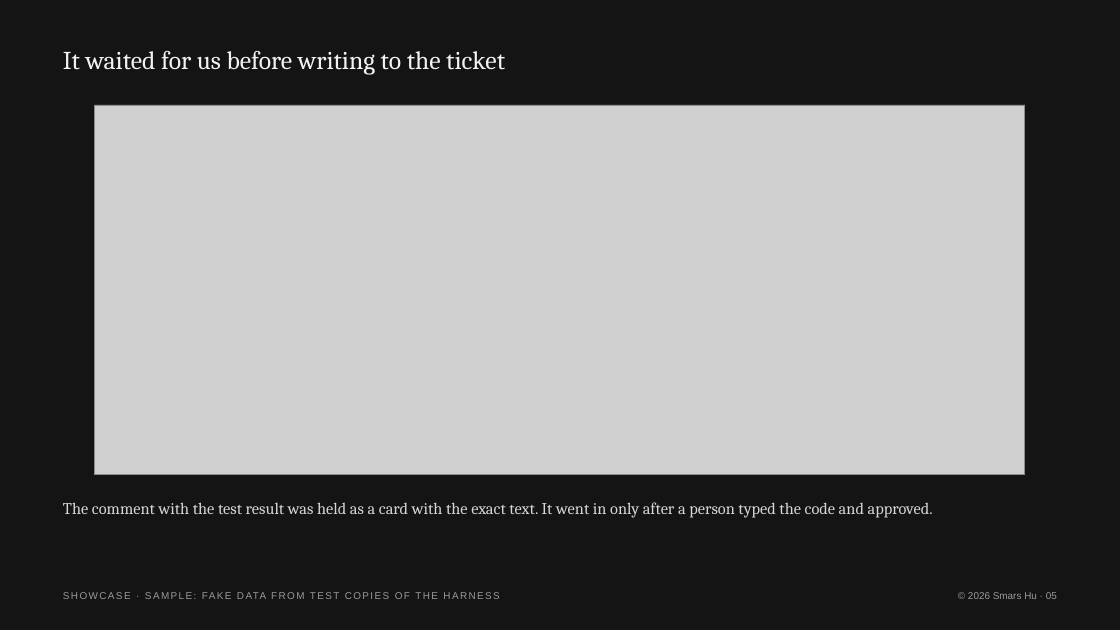
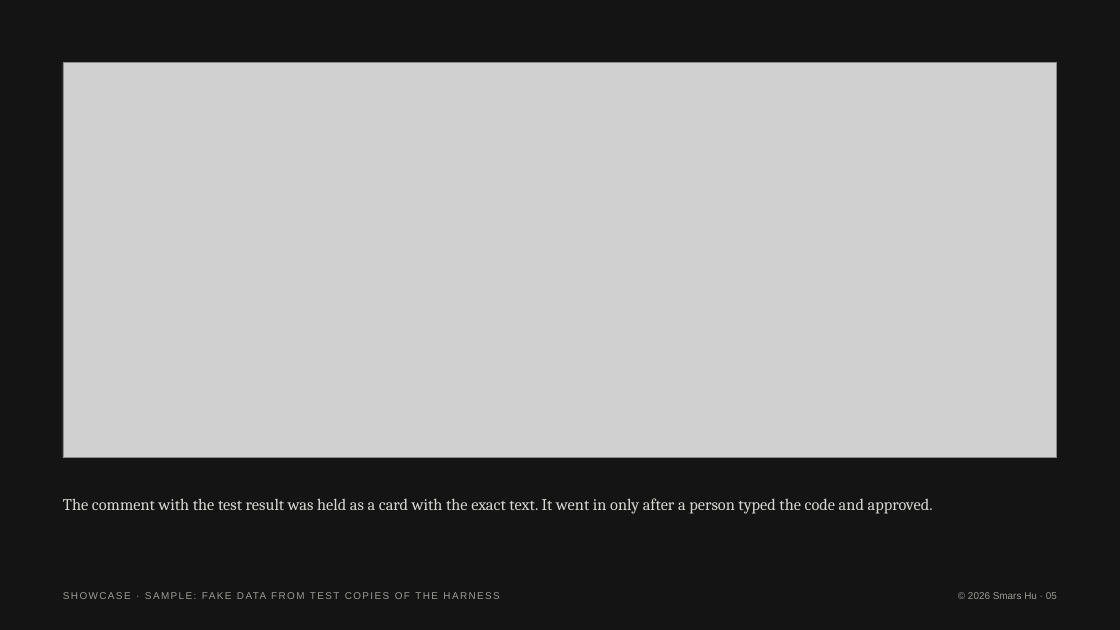
Before and after one commit to Smars-Bin-Hu/ai-exploration, a slide deck: slide 5 of Showcase/Real Tasks/_template/Sample (fake data).pptx. Drawn at 1120x630 pixels with LibreOffice and Linux fonts; fonts in the diff are those of the drawing; grey boxes stand for pictures. Boxes give left, top, right and bottom in pixels: in the first picture for what was removed or moved away, otherwise in the second. Text is boxed around its words. In the diff, an @@ line names an element or a change of style, - is before the commit and + after.

```diff
--- a/Showcase/Real Tasks/_template/Sample (fake data).pptx
+++ b/Showcase/Real Tasks/_template/Sample (fake data).pptx
@@ text removed at box(63, 51, 505, 74) @@
-It waited for us before writing to the ticket
@@ picture: place and size @@
-picture at box(95, 105, 1025, 475)
+picture at box(63, 63, 1057, 458)
@@ text "The comment with the test ...": place and size @@
-text "The comment with the test ..." at box(63, 502, 933, 518)
+text "The comment with the test ..." at box(63, 498, 933, 514)
```
Also in this commit, not shown: 5 other slides changed, 53 other files.
